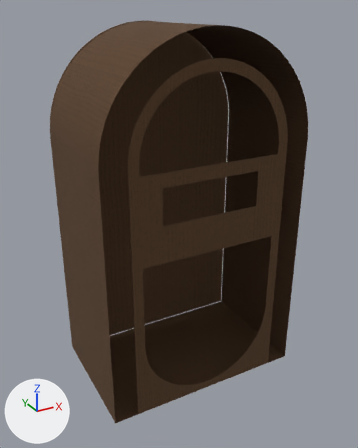
The OBJ model JukeboxParts/Wood1.obj as it was, and as the next commit left it.
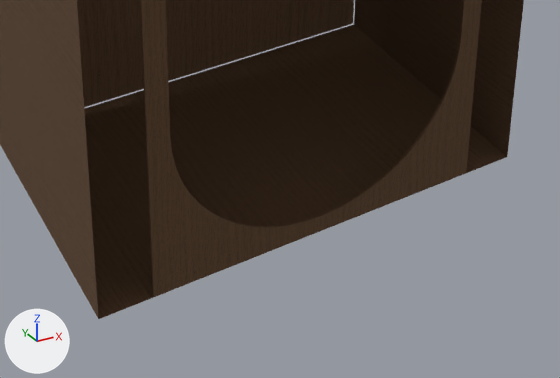
The first picture shows the older version from a camera (50 mm lens) standing at (-0.389, -0.6, 0.677) and looking at (0.001, 0.108, 0.323). The close-ups show both versions on the part from 21% to 86% of the width and 65% to 100% of the height of that picture; other places that the commit changed are outside them. Arrows for +X, +Y and +Z are at lower left; the lights stay in place. Where no turn or scale is listed for an object, it has been applied to the vertices.

In view in the first close-up: 'woodpa'.
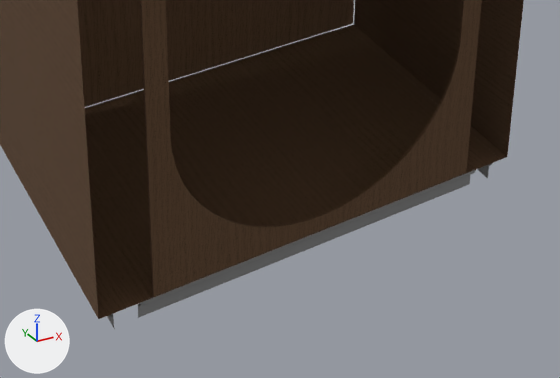
Scene script edits in JSON lines:
```json
{"op": "add", "block": "mat_stand", "code": ["mat_stand = principled_material('stand')", "mat_stand.base_color = (0.227, 0.227, 0.227)  # grey #838383", "mat_stand.roughness = 1.0"]}
{"op": "add", "block": "me_stand", "code": ["me_stand = bpy.data.meshes.new('stand')", "me_stand.from_pydata(...)  # 120 vertices, 56 faces; spans x -0.174..0.173, y 0.0..0.229, z 0.02..0.041", "me_stand.materials.append(mat_stand)  # grey #838383"]}
{"op": "add", "block": "ob_stand", "code": ["ob_stand = bpy.data.objects.new('stand', me_stand)", "ob_stand.location = (0.0, 0.0, 0.0)"]}
```

Boxes (x1, y1, x2, y2) around the edits, measured in the close-ups (560 x 378 px):
```json
{"object": "stand", "change": "added", "after": [84, 32, 494, 329]}
```
